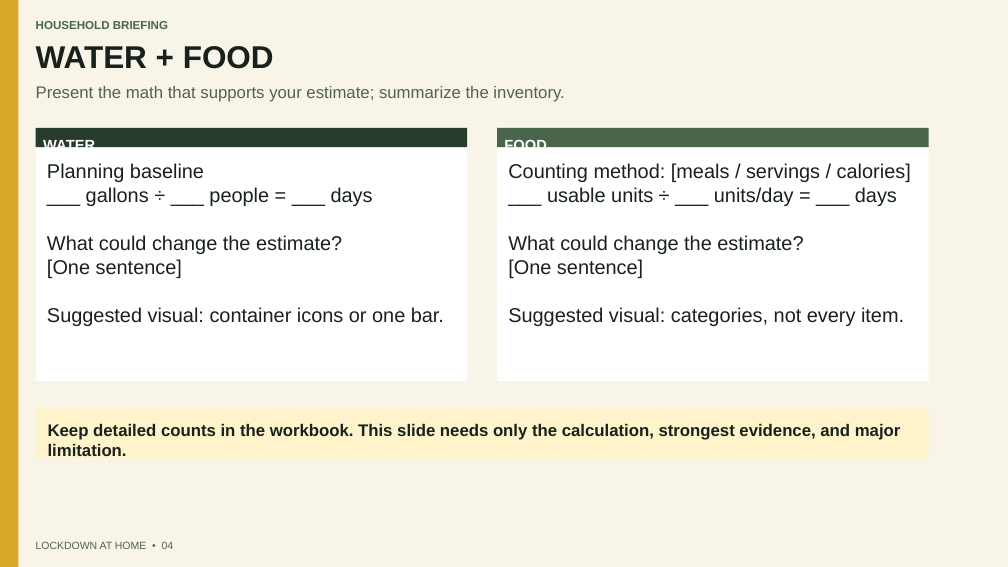
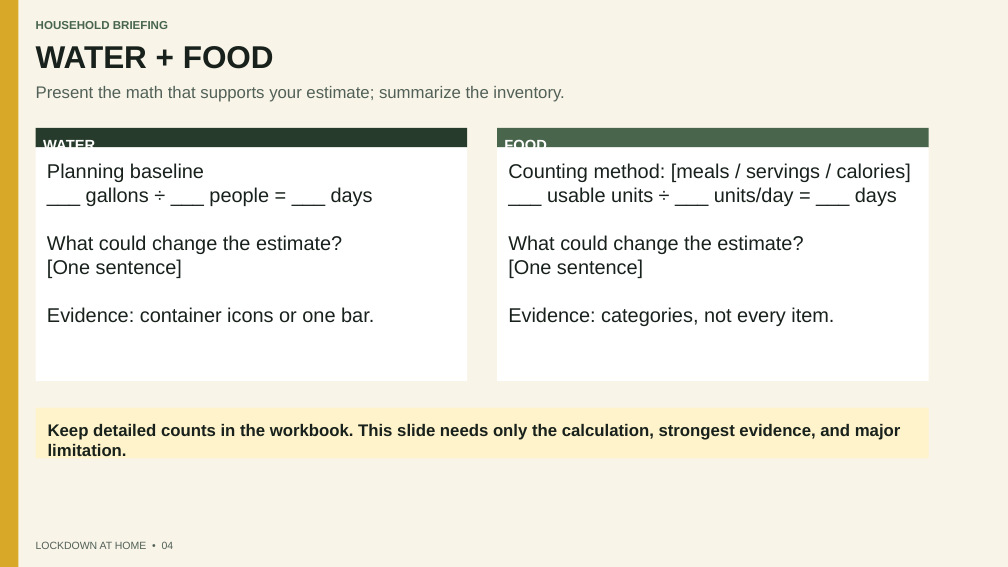
Before and after one commit to jboyce1/ZombieInvasionPrep, a slide deck: slide 4 of classes/field_assignments/files/lockdown-at-home-presentation-template.pptx. Drawn at 1008x567 pixels with LibreOffice and Linux fonts; fonts in the diff are those of the drawing. Boxes give left, top, right and bottom in pixels: in the first picture for what was removed or moved away, otherwise in the second. Text is boxed around its words. In the diff, an @@ line names an element or a change of style, - is before the commit and + after.

```diff
--- a/classes/field_assignments/files/lockdown-at-home-presentation-template.pptx
+++ b/classes/field_assignments/files/lockdown-at-home-presentation-template.pptx
@@ text in rectangle at <box>47,307,374,323</box>: text changed @@
-Suggested visual: container icons or one bar.
+Evidence: container icons or one bar.
@@ text in rectangle at <box>508,307,834,326</box>: text changed @@
-Suggested visual: categories, not every item.
+Evidence: categories, not every item.
```
Also in this commit, not shown: 4 other slides changed, 34 other files.
